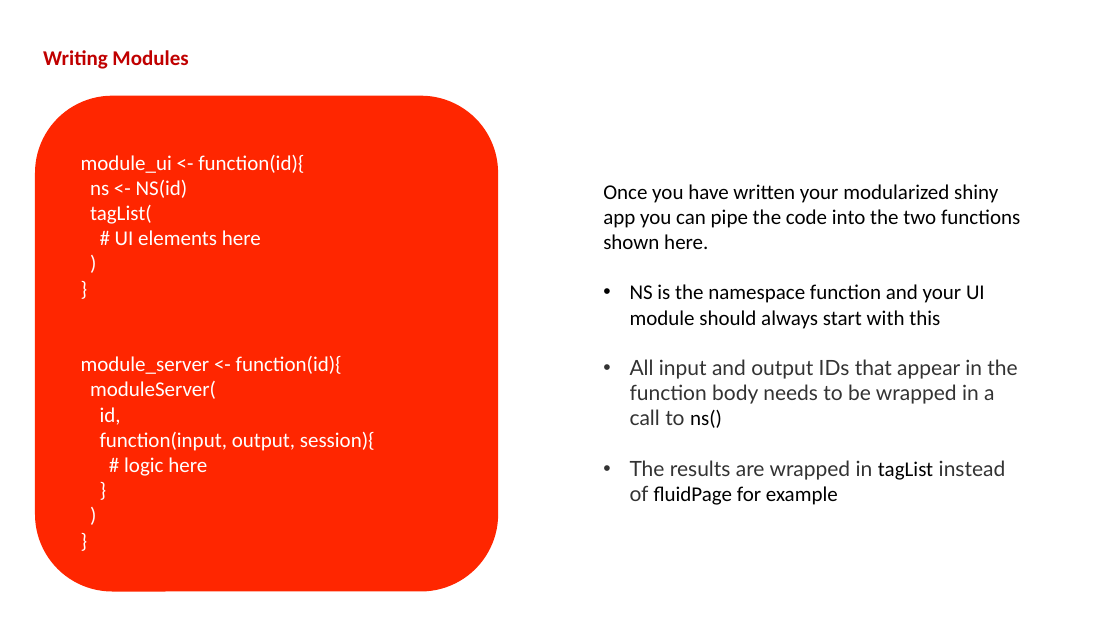
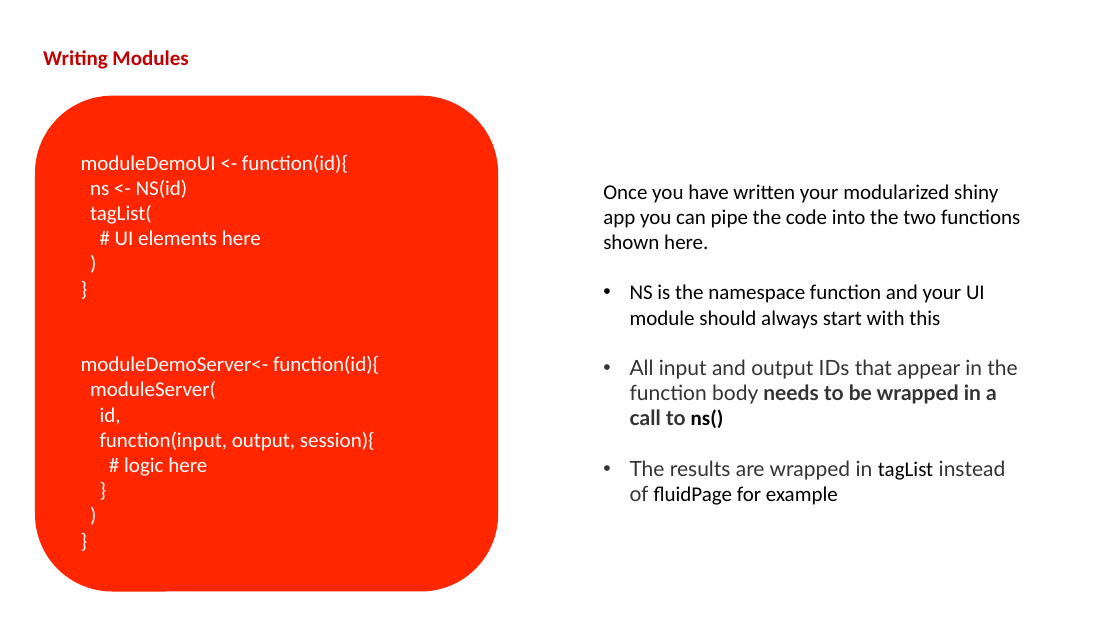
Before and after one commit to BHFDSC/cvd-covid-tre-dashboard, a slide deck: slide 2 of BHF_Dashboards/BHF_DSC_TRE_External_Dashboard/Dev/Modules Example.pptx. Drawn at 1120x630 pixels with LibreOffice and Linux fonts; fonts in the diff are those of the drawing. Boxes give left, top, right and bottom in pixels: in the first picture for what was removed or moved away, otherwise in the second. Text is boxed around its words. In the diff, an @@ line names an element or a change of style, - is before the commit and + after.

Commit message:
modularised all components so far edited module example PPT training and started namespace convention

```diff
--- a/BHF_Dashboards/BHF_DSC_TRE_External_Dashboard/Dev/Modules Example.pptx
+++ b/BHF_Dashboards/BHF_DSC_TRE_External_Dashboard/Dev/Modules Example.pptx
@@ text at (81, 155, 348, 173): text changed @@
-module_ui <- function(id){
+moduleDemoUI <- function(id){
@@ text at (81, 356, 379, 374): text changed @@
-module_server <- function(id){
+moduleDemoServer<- function(id){
@@ text at (630, 359, 1017, 428): bold on in "needs to be wrapped in a call ..." @@
```
Also in this commit, not shown: 1 other slide changed, 1 slide added, 13 other files.
